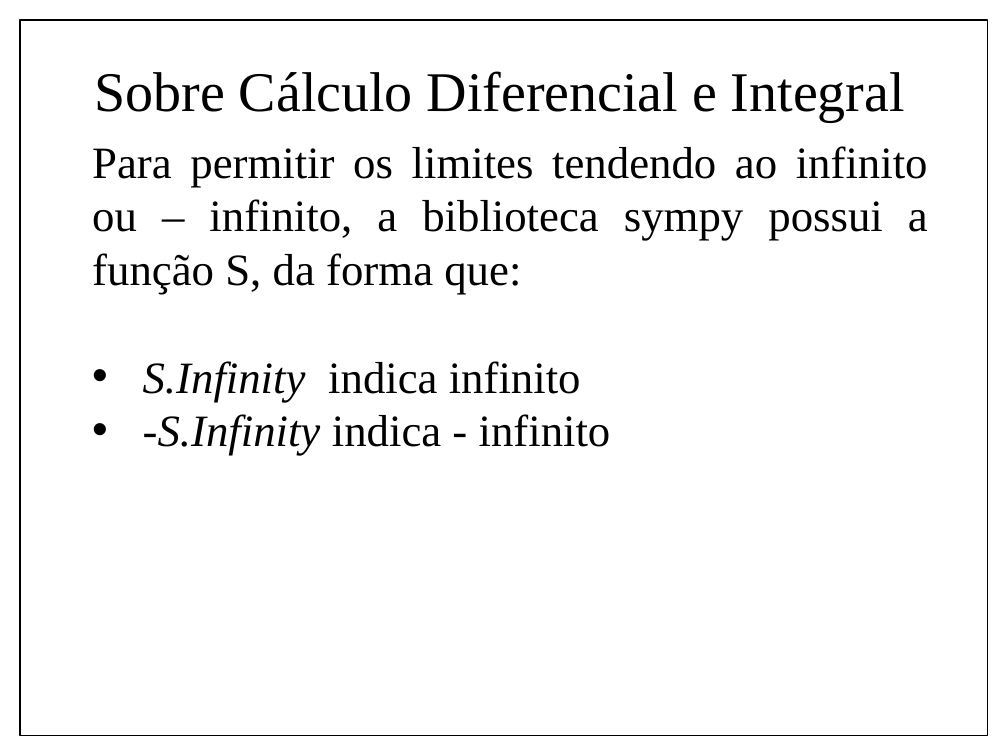
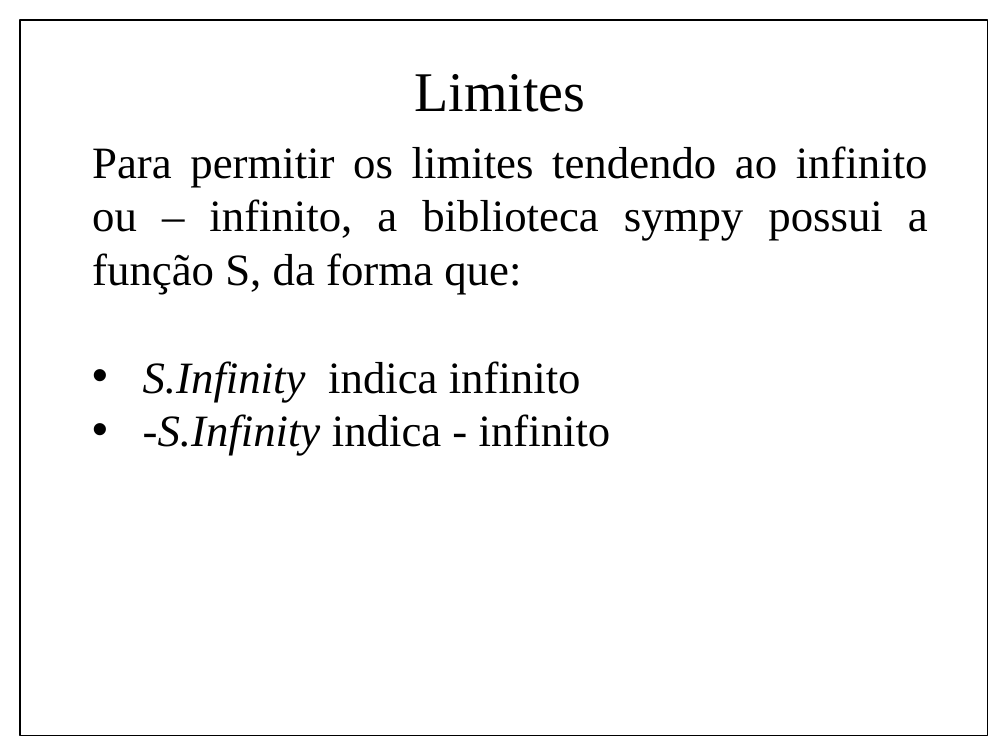
Before and after one commit to IgorSantos1996/MathwithPython, a slide deck: slide 32 of MatematicaPython.pptx. Drawn at 1008x756 pixels with LibreOffice and Linux fonts; fonts in the diff are those of the drawing. Boxes give left, top, right and bottom in pixels: in the first picture for what was removed or moved away, otherwise in the second. Text is boxed around its words. In the diff, an @@ line names an element or a change of style, - is before the commit and + after.

Commit message:
Calculo Diferencial e Integral -> Limites

```diff
--- a/MatematicaPython.pptx
+++ b/MatematicaPython.pptx
@@ text at box(414, 74, 585, 112): text changed @@
-Sobre Cálculo Diferencial e Integral
+Limites
```
Also in this commit, not shown: 3 other slides changed, 1 slide added, 1 slide removed, 4 other files.
